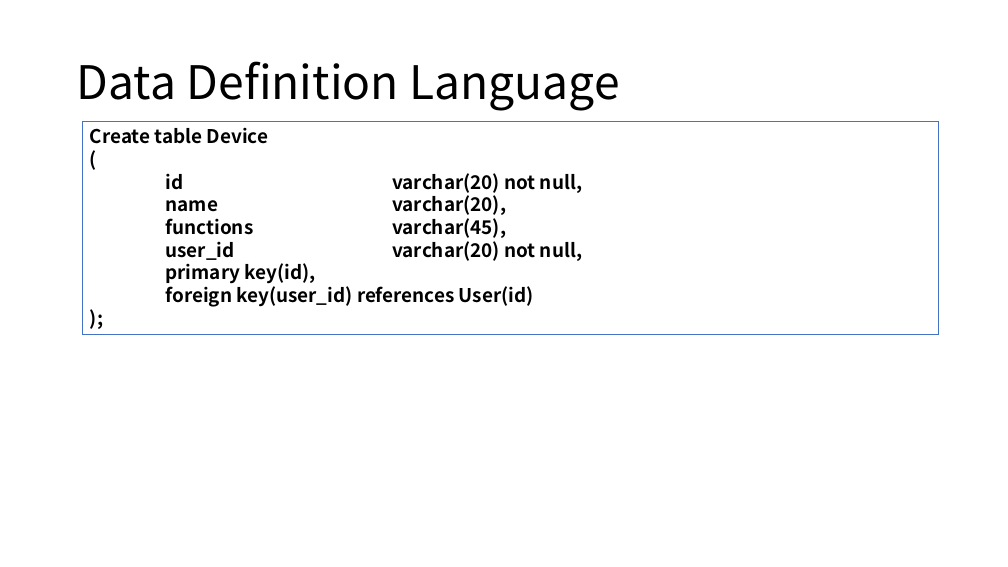
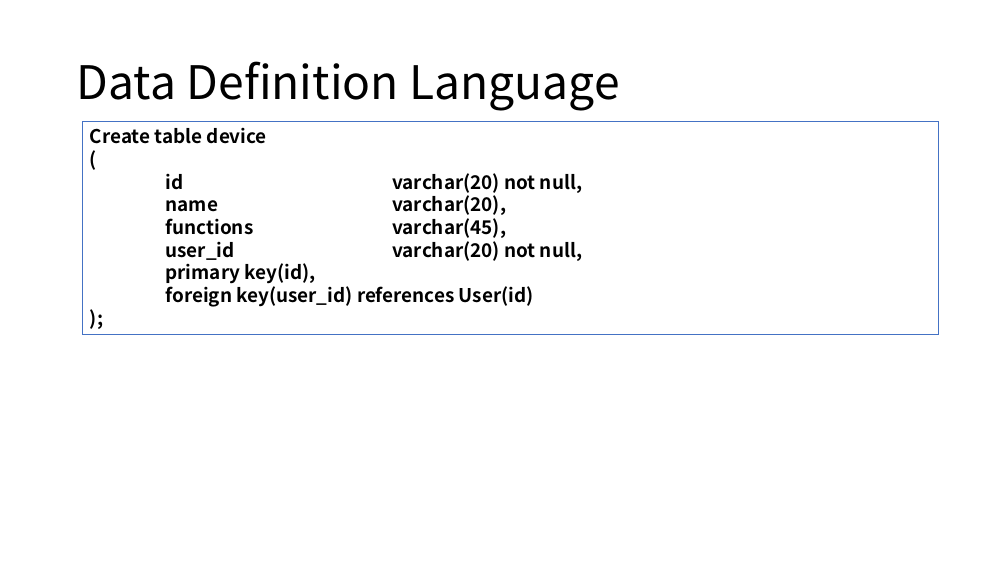
Before and after one commit to sjy286/raspberry_server, a slide deck: slide 8 of Rasp_data.pptx. Drawn at 1008x567 pixels with LibreOffice and Linux fonts; fonts in the diff are those of the drawing. Boxes give left, top, right and bottom in pixels: in the first picture for what was removed or moved away, otherwise in the second. Text is boxed around its words. In the diff, an @@ line names an element or a change of style, - is before the commit and + after.

```diff
--- a/Rasp_data.pptx
+++ b/Rasp_data.pptx
@@ text in rectangle at [90,127,267,144]: text changed @@
-Create table Device
+Create table device
```
Also in this commit, not shown: 9 other slides changed, 1 slide removed, 8 other files.
